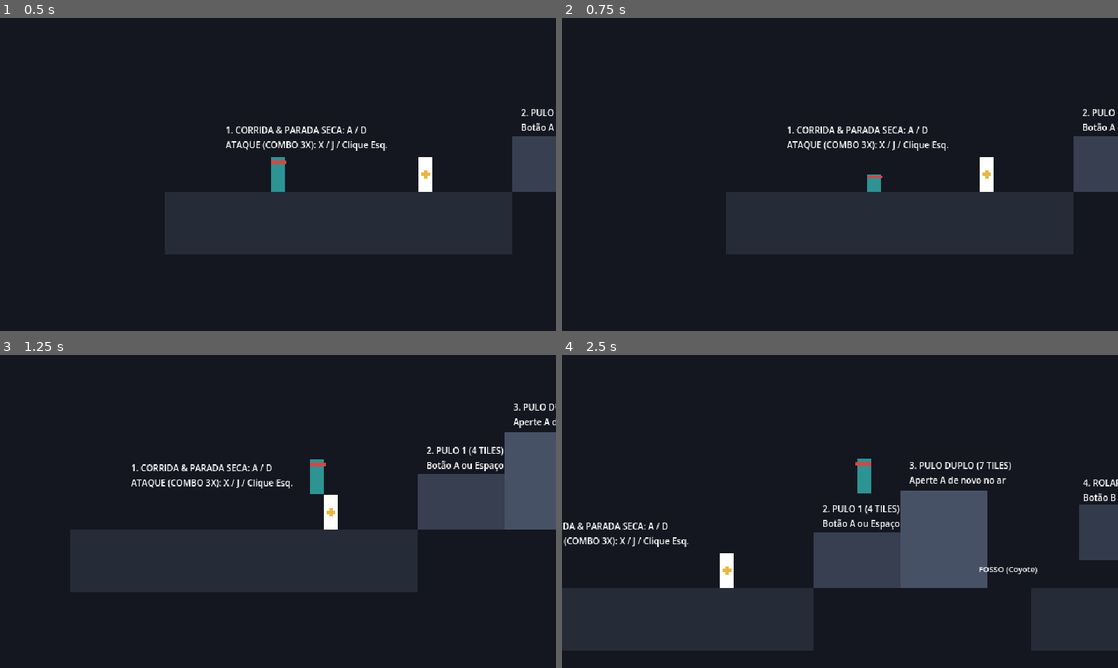
Above: before the commit, frames 1-4 (two rows, left to right).
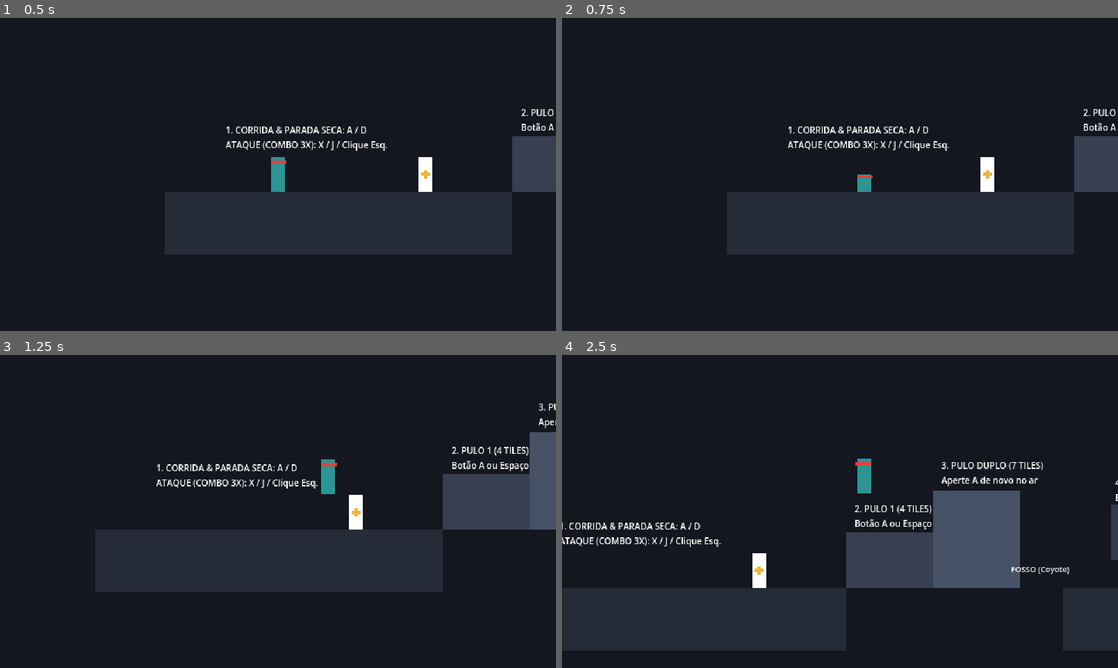
Above: after the commit, the same moments.

Repository: Theadrill/Godot-Roguelike-Prototype
Game: Godot game, scene res://src/world/movement_gym.tscn
The game is run twice, just before and just after one commit, with the same random seed, the same clock (stepped at 60 frames per second) and the same inputs.
Inputs (mouse positions are in pixels of both pictures, inside the frame that each line leads up to):
- Up to frame 1 (0.5 s): no input
- Up to frame 2 (0.75 s): tap A (move_left) at 0.5 s; move the mouse to (962, 158) at 0.52 s; hold D (move_right) from 0.53 s (still down); tap Shift (roll) at 0.6 s; click (962, 158) at 0.67 s
- Up to frame 3 (1.25 s): keep holding D (move_right); tap Space (jump) at 0.77, 0.8, 1.07 s
- Up to frame 4 (2.5 s): tap A (move_left) at 1.25, 2 s; move the mouse to (728, 527) at 1.27 s; tap Space (jump) at 1.35, 1.52, 1.82, 2.3 s; tap Shift (roll) at 1.55 s; move the mouse to (895, 442) at 2.02 s; release D (move_right) at 2.03 s; hold A (move_left) from 2.03 s (still down); click (895, 442) at 2.1 s

Frame 1 is identical in both runs. In frame 2, 1.2% of the frame differs, in the area x 29-100%, y 29-76%; in frame 3, 5.7%; in frame 4, 9.6%, in the area x 0-100%, y 34-95%.

Commit message:
feat(inspector): calibrate roll distance and expose player stats and weapon tuning to Godot inspector

Diff:
--- a/src/combat/weapon_data.gd
+++ b/src/combat/weapon_data.gd
@@ -3,14 +3,20 @@
 
 ## Data container for weapon combat metrics and cadence.
 
+@export_group("Weapon Identity")
 @export var weapon_name: String = "Broadsword"
-@export var base_damage: float = 25.0
-@export var knockback_force: float = 160.0
-@export var hitstop_duration: float = 0.05
-@export var rumble_weak: float = 0.4
-@export var rumble_strong: float = 0.7
-@export var rumble_duration: float = 0.08
 
+@export_group("Damage & Feedback")
+@export_range(1.0, 500.0, 1.0, "or_greater") var base_damage: float = 25.0
+@export_range(0.0, 800.0, 10.0, "suffix:px/s") var knockback_force: float = 160.0
+@export_range(0.0, 0.3, 0.01, "suffix:s") var hitstop_duration: float = 0.05
+
+@export_group("Gamepad Vibration")
+@export_range(0.0, 1.0, 0.05) var rumble_weak: float = 0.4
+@export_range(0.0, 1.0, 0.05) var rumble_strong: float = 0.7
+@export_range(0.01, 0.5, 0.01, "suffix:s") var rumble_duration: float = 0.08
+
+@export_group("Combo Configuration")
 # Combo cadences (seconds per step)
 @export var combo_durations: Array[float] = [0.18, 0.18, 0.28]
 # Forward step impulse on each swing (px/s)
--- a/src/entities/dummy/combat_dummy.gd
+++ b/src/entities/dummy/combat_dummy.gd
@@ -3,8 +3,9 @@
 
 ## Responsive training target to calibrate combat feedback, hitstop, and knockback.
 
-@export var max_health: float = 1000.0
-@export var friction: float = 800.0
+@export_group("Target Stats")
+@export_range(1.0, 5000.0, 10.0, "or_greater") var max_health: float = 1000.0
+@export_range(100.0, 3000.0, 50.0, "suffix:px/s") var friction: float = 800.0
 
 var current_health: float = 1000.0
 var gravity: float = ProjectSettings.get_setting("physics/2d/default_gravity", 980.0)
--- a/src/entities/player/player.gd
+++ b/src/entities/player/player.gd
@@ -3,21 +3,34 @@
 
 ## Player controller implementing the physics metrics and state management.
 
-# Movement constants calibrated to 16px grid
-@export var run_speed: float = 220.0
-@export var acceleration_time: float = 0.08
-@export var jump_velocity: float = -354.0        # Exact 4 tiles (64 px) height
-@export var double_jump_velocity: float = -306.0 # Exact +3 tiles (48 px) height
-@export var fall_gravity_multiplier: float = 1.35 # Snappy fall feel (Dead Cells)
-@export var wall_slide_speed: float = 70.0
-@export var wall_jump_horizontal: float = 240.0   # Solid outward kick
-@export var wall_jump_vertical: float = -330.0
-@export var roll_speed: float = 340.0
-@export var roll_duration: float = 0.35
+@export_group("Attributes & Stats")
+@export_range(1.0, 1000.0, 1.0, "or_greater") var max_health: float = 100.0
+@export_range(0.0, 500.0, 1.0, "or_greater") var max_mana: float = 100.0
+var current_health: float = 100.0
+var current_mana: float = 100.0
 
-# Coyote Time & Jump Buffering (Pillars of Game Feel)
-@export var coyote_duration: float = 0.12
-@export var jump_buffer_duration: float = 0.12
+@export_group("Horizontal Movement")
+@export_range(50.0, 600.0, 10.0, "suffix:px/s") var run_speed: float = 220.0
+@export_range(0.01, 0.5, 0.01, "suffix:s") var acceleration_time: float = 0.08
+
+@export_group("Jumping & Gravity")
+@export_range(-800.0, -100.0, 10.0, "suffix:px/s") var jump_velocity: float = -354.0        # Exact 4 tiles (64 px)
+@export_range(-800.0, -100.0, 10.0, "suffix:px/s") var double_jump_velocity: float = -306.0 # Exact +3 tiles (48 px)
+@export_range(0.5, 3.0, 0.05) var fall_gravity_multiplier: float = 1.35                     # Snappy fall (Dead Cells)
+@export_range(0.0, 0.3, 0.01, "suffix:s") var coyote_duration: float = 0.12
+@export_range(0.0, 0.3, 0.01, "suffix:s") var jump_buffer_duration: float = 0.12
+
+@export_group("Wall Mechanics")
+@export_range(10.0, 300.0, 5.0, "suffix:px/s") var wall_slide_speed: float = 70.0
+@export_range(50.0, 500.0, 10.0, "suffix:px/s") var wall_jump_horizontal: float = 240.0
+@export_range(-600.0, -100.0, 10.0, "suffix:px/s") var wall_jump_vertical: float = -330.0
+
+@export_group("Roll & Dodge")
+@export_range(100.0, 800.0, 10.0, "suffix:px/s") var roll_speed: float = 240.0
+@export_range(0.1, 1.0, 0.01, "suffix:s") var roll_duration: float = 0.28
+
+@export_group("Combat & Equipment")
+@export var weapon: WeaponData
 
 var coyote_timer: float = 0.0
 var jump_buffer_timer: float = 0.0
@@ -30,8 +43,6 @@
 # Default gravity from project settings
 var gravity: float = ProjectSettings.get_setting("physics/2d/default_gravity", 980.0)
 
-@export var weapon: WeaponData
-
 @onready var state_machine: StateMachine = $StateMachine
 @onready var collision_shape: CollisionShape2D = $CollisionShape2D
 @onready var visual: Node2D = $Visual
@@ -40,6 +51,8 @@
 @onready var slash_effect: Node2D = $Visual/SlashEffect
 
 func _ready() -> void:
+	current_health = max_health
+	current_mana = max_mana
 	if not weapon:
 		weapon = WeaponData.new()
 
Not shown, added: src/entities/player/states/crouch_state.gd.uid
